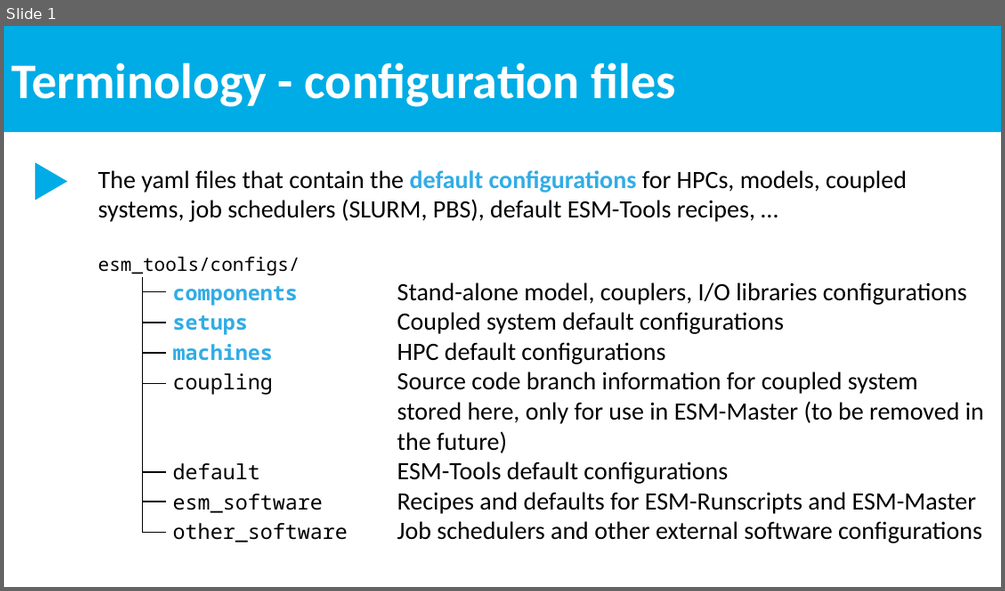
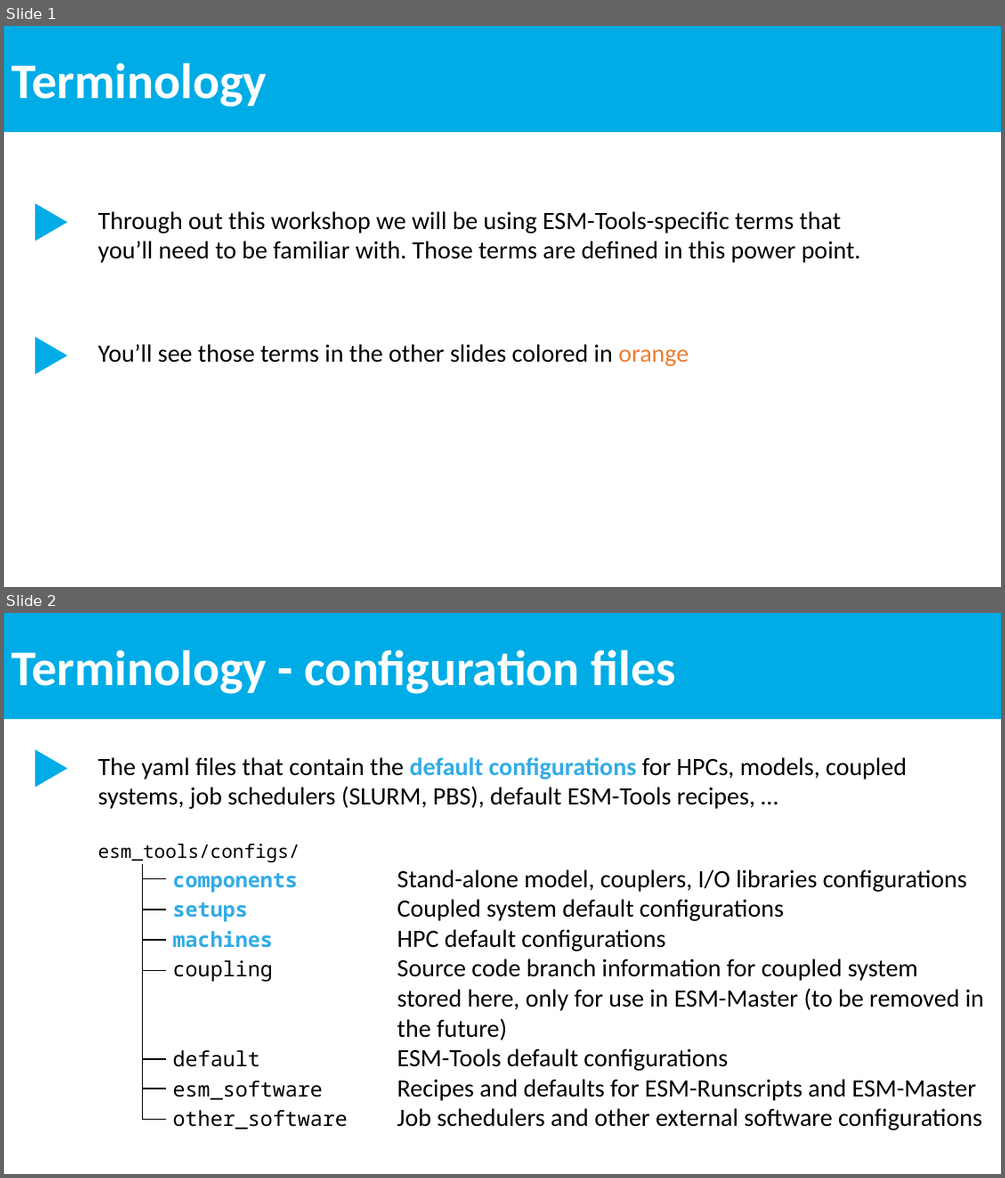
Before and after one commit to esm-tools/workshops, a slide deck: docs/ESM-Tools terminology.pptx. Shown one above the other, each under a label of ours: slide 1 before the commit, slides 1 and 2 after it. The pictures are 1005x591 and 1005x1178 pixels, drawn with LibreOffice and Linux fonts; fonts in the diff are those of the drawing. Boxes give left, top, right and bottom in pixels: in the first picture for what was removed or moved away, otherwise in the second. Text is boxed around its words. In the diff, an @@ line names an element or a change of style, - is before the commit and + after.

Commit message:
terminology edition

```diff
--- a/docs/ESM-Tools terminology.pptx
+++ b/docs/ESM-Tools terminology.pptx
@@ slide 1 added at box(4, 26, 1001, 587), background #FFFFFF @@
@@ rectangle added at box(4, 26, 1001, 132), fill #00ACE6, 48 pt, text #FFFFFF, bold @@
+Terminology
@@ triangle added at box(35, 204, 67, 241), fill #00ACE6 @@
@@ text added at box(98, 211, 861, 263), 24 pt, text #000000 @@
+Through out this workshop we will be using ESM-Tools-specific terms that you’ll need to be familiar with. Those terms are defined in this power point.
@@ triangle added at box(35, 337, 67, 374), fill #00ACE6 @@
@@ text added at box(98, 344, 688, 366), 24 pt, text #000000 @@
+You’ll see those terms in the other slides colored in orange
@@ what was slide 1 is now slide 2 @@
```
Also in this commit, not shown: 2 other files.
